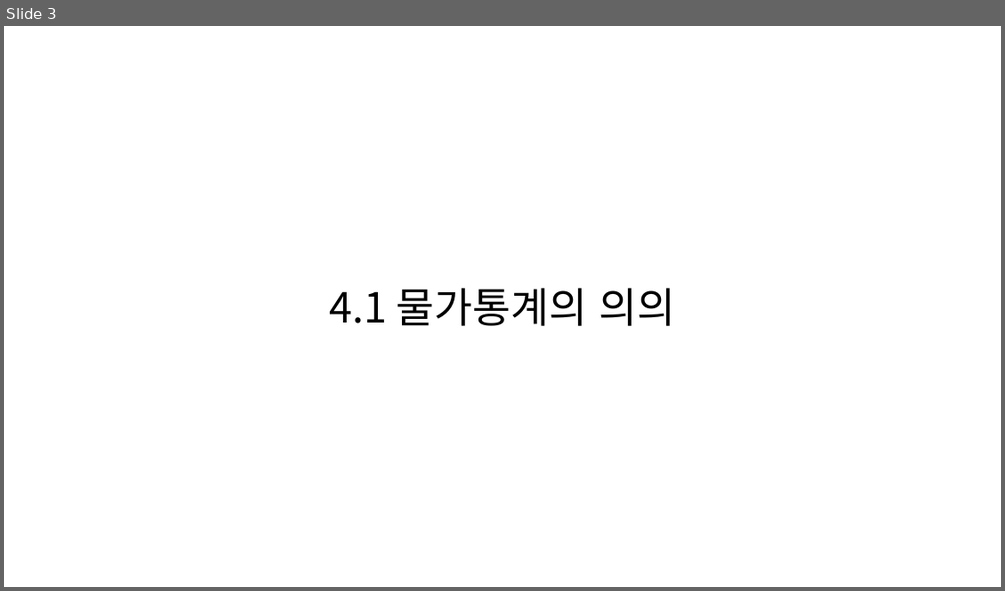
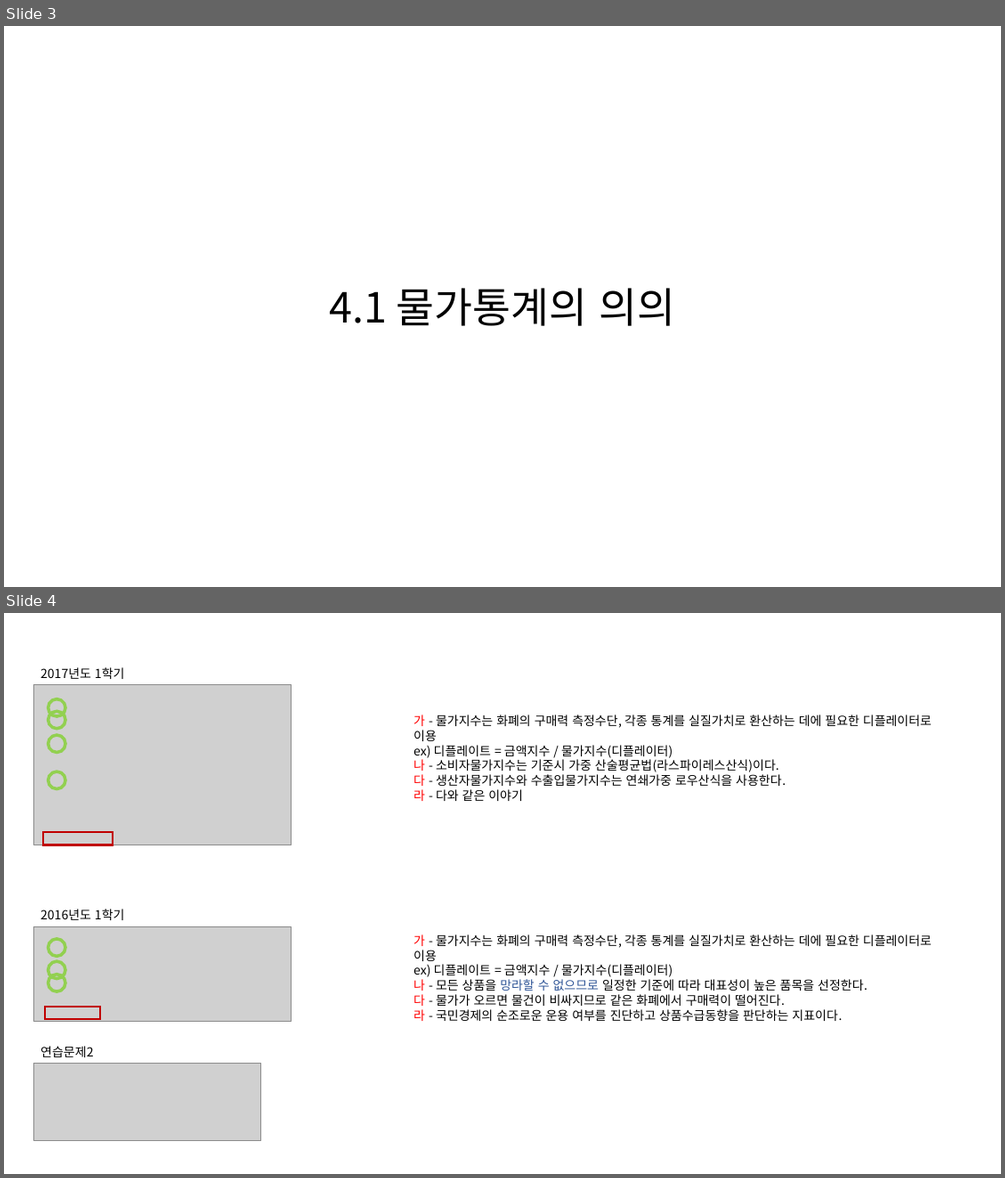
Before and after one commit to KNOU-STUDY/KNOU-UNDERSTANDING-NATIONAL-STATISTICS, a slide deck: previous_question/4장-물가통계.pptx. Shown one above the other, each under a label of ours: slide 3 before the commit, slides 3 and 4 after it. The pictures are 1005x591 and 1005x1178 pixels, drawn with LibreOffice and Linux fonts; fonts in the diff are those of the drawing; grey boxes stand for pictures. Boxes give left, top, right and bottom in pixels: in the first picture for what was removed or moved away, otherwise in the second. Text is boxed around its words. In the diff, an @@ line names an element or a change of style, - is before the commit and + after.

```diff
--- a/previous_question/4장-물가통계.pptx
+++ b/previous_question/4장-물가통계.pptx
@@ slide 4 added at <box>4,613,1001,1174</box>, background #FFFFFF @@
@@ picture added at <box>33,685,291,844</box> @@
@@ text added at <box>40,667,124,679</box>, 12 pt, text #000000 @@
+2017년도 1학기
@@ ellipse added at <box>48,699,65,716</box>, outline #92D050 3 pt @@
@@ ellipse added at <box>48,711,65,728</box>, outline #92D050 3 pt @@
@@ text added at <box>413,714,931,801</box>, 12 pt, text #000000 @@
+가 - 물가지수는 화폐의 구매력 측정수단, 각종 통계를 실질가치로 환산하는 데에 필요한 디플레이터로 이용
+ex) 디플레이트 = 금액지수 / 물가지수(디플레이터)
+나 - 소비자물가지수는 기준시 가중 산술평균법(라스파이레스산식)이다.
+다 - 생산자물가지수와 수출입물가지수는 연쇄가중 로우산식을 사용한다.
+라 - 다와 같은 이야기
@@ ellipse added at <box>48,735,65,752</box>, outline #92D050 3 pt @@
@@ ellipse added at <box>48,771,65,788</box>, outline #92D050 3 pt @@
@@ rectangle added at <box>44,832,113,844</box>, outline #C00000 2 pt @@
@@ picture added at <box>33,926,291,1022</box> @@
@@ text added at <box>40,908,124,920</box>, 12 pt, text #000000 @@
+2016년도 1학기
@@ ellipse added at <box>48,939,65,957</box>, outline #92D050 3 pt @@
@@ text added at <box>413,934,931,1021</box>, 12 pt, text #000000 @@
+가 - 물가지수는 화폐의 구매력 측정수단, 각종 통계를 실질가치로 환산하는 데에 필요한 디플레이터로 이용
+ex) 디플레이트 = 금액지수 / 물가지수(디플레이터)
+나 - 모든 상품을 망라할 수 없으므로 일정한 기준에 따라 대표성이 높은 품목을 선정한다.
+다 - 물가가 오르면 물건이 비싸지므로 같은 화폐에서 구매력이 떨어진다.
+라 - 국민경제의 순조로운 운용 여부를 진단하고 상품수급동향을 판단하는 지표이다.
@@ ellipse added at <box>48,962,65,979</box>, outline #92D050 3 pt @@
@@ ellipse added at <box>48,974,65,991</box>, outline #92D050 3 pt @@
@@ rectangle added at <box>45,1006,100,1019</box>, outline #C00000 2 pt @@
@@ picture added at <box>33,1063,260,1140</box> @@
@@ text added at <box>40,1046,93,1057</box>, 12 pt, text #000000 @@
+연습문제2
```
Also in this commit, not shown: 16 other slides added, 10 slides removed.
